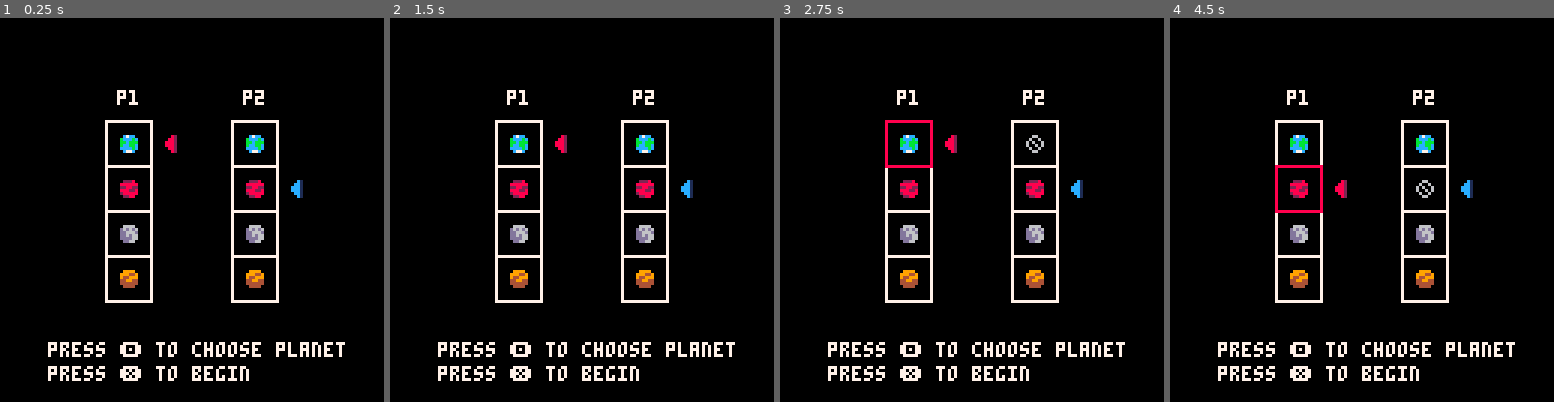
Above: before the commit, frames 1-4 (left to right).
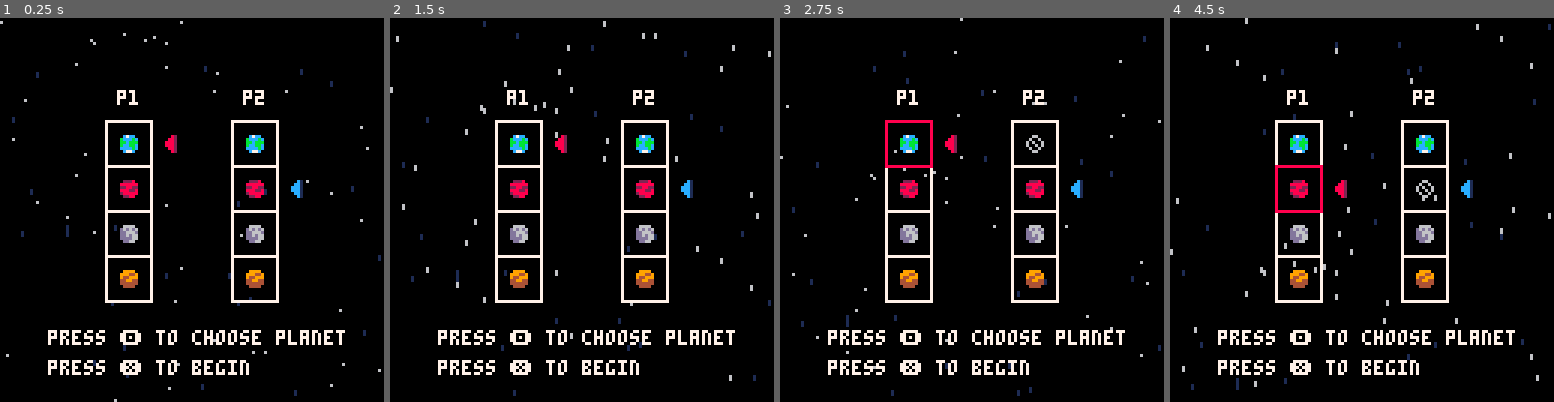
Above: after the commit, the same moments.

Repository: felix-berg/kjam
Game: PICO-8 cartridge astroy.p8
The game is run twice, just before and just after one commit, with the same random seed, the same clock (stepped at 60 frames per second) and the same inputs.
Inputs:
- Up to frame 1 (0.25 s): no input
- Up to frame 2 (1.5 s): tap X (X key) at 0.33, 1.07 s; tap O (Z key) at 0.7 s
- Up to frame 3 (2.75 s): hold Right 1.6-2.1 s; tap O (Z key) at 1.7, 2.1, 2.5 s; tap X (X key) at 1.85 s; hold Up 2.15-2.42 s; hold Right from 2.47 s (still down)
- Up to frame 4 (4.5 s): tap O (Z key) every 0.4 s from 2.9 to 4.1 s; tap X (X key) at 2.97, 4.08 s; release Right at 3.03 s; hold Left 3.08-3.58 s; hold Down 3.63-3.97 s; hold Right from 4.02 s (still down)

The runs differ from the first frame. In frame 1, 3.5% of the frame differs, in the area x 0-100%, y 0-100%; in frame 2, 3.8%, in the area x 0-100%, y 0-99%; in frame 3, 3.5%; in frame 4, 3.8%.

Commit message:
Add animated starfield

Diff:
--- a/astroy.p8
+++ b/astroy.p8
@@ -1,6 +1,8 @@
 pico-8 cartridge // http://www.pico-8.com
 version 41
 __lua__
+-- astroy
+-- by felix and mathias
 
 #include vec2d.lua
 #include body.lua
@@ -8,7 +10,7 @@
 #include util.lua
 #include pausescreen.lua
 
-local paused = true
+game_state = "title"
 
 local sounds = {
     projectile = 0,
@@ -491,6 +493,7 @@
 function _init()
     camera(-64, -64)
     initialize_pause_screen()
+    init_starfield()
 end
 
 local gameover_t = 0
@@ -505,7 +508,7 @@
         gameover_t = 0
 
         if winner != nil and winner.wins >= max_wins then
-            paused = true
+            game_state = "title"
             players = {}
             sfx(sounds.game_win_lead)
             sfx(sounds.game_win_bass)
@@ -533,10 +536,10 @@
 
 local prev_num_bodies = 0
 function _update60()
-    if paused then
+    if game_state == "title" then
         if update_pause_screen() then
             load_random_level()
-            paused = false
+            game_state = "level"
         end
     else
         update_player_controls()
@@ -576,6 +579,7 @@
         -- end
     end
     update_particles()
+    update_starfield()
 end
 
 ---draw---
@@ -736,11 +740,61 @@
     end
 end
 
+local star_particles = {}
+function init_starfield()
+    local colors = {1, 6, 7}
+    for i = 1, 100 do
+        local x = flr(random_btwn(-64, 64))
+        local y = flr(random_btwn(-64, 64))
+        local r = flr(rnd(3))
+        local particle = {
+            pos = makevec2d(x, y),
+            old = makevec2d(x, y - (r + 1) * 0.1),
+            col = colors[r],
+        }
+
+        add(star_particles, particle)
+    end
+end
+
+function update_starfield()
+    for i = #star_particles, 1, -1 do
+        local particle = star_particles[i]
+        local vel = particle.pos - particle.old
+        particle.old = particle.pos
+        particle.pos += vel
+        -- if particle.pos.x < -64 then
+        --     particle.pos.x += 128
+        --     particle.old.x += 128
+        -- end
+        -- if particle.pos.x > 64 then
+        --     particle.pos.x -= 128
+        --     particle.old.x -= 128
+        -- end
+        -- if particle.pos.y < -64 then
+        --     particle.pos.y += 128
+        --     particle.old.y += 128
+        -- end
+        if particle.pos.y > 64 then
+            particle.pos.y -= 128
+            particle.old.y -= 128
+        end
+    end
+end
+
+function draw_starfield()
+    for i, particle in pairs(star_particles) do
+        line(particle.old.x, particle.old.y, particle.pos.x, particle.pos.y, particle.col)
+    end
+end
+
 function _draw()
     cls()
     fillp()
 
-    if paused then
+    draw_starfield()
+
+    if game_state == "title" then
         draw_pause_screen()
     else
         palt(0, true)
--- a/particle.lua
+++ b/particle.lua
@@ -4,16 +4,16 @@
 local PARTICLE_SPARK = 1
 local PARTICLE_SMOKE = 2
 
-local particle_drag = 0.95
-
 function make_particle(type, col, pos, vel, life)
-    local particle = {}
-    particle.type = type
-    particle.col = col
-    particle.pos = pos:copy()
-    particle.vel = vel:copy()
-    particle.life = life
-    particle.age = 0
+    local particle = {
+        type = type,
+        col = col,
+        pos = pos:copy(),
+        vel = vel:copy(),
+        drag = 0.95,
+        life = life,
+        age = 0,
+    }
 
     add(particles, particle)
 
@@ -24,7 +24,7 @@
     for i = #particles, 1, -1 do
         particle = particles[i]
 
-        particle.vel *= particle_drag
+        particle.vel *= particle.drag
         particle.pos += particle.vel / 60
 
         particle.age += 1
@@ -34,13 +34,17 @@
     end
 end
 
+function draw_particle(particle)
+    local s = screen_space(particle.pos)
+    if particle.type == PARTICLE_SPARK then
+        pset(s.x, s.y, particle.col)
+    elseif particle.type == PARTICLE_SMOKE then
+        circfill(s.x, s.y, 4 - 4 * (particle.age / particle.life), particle.col)
+    end
+end
+
 function draw_particles()
     for i, particle in ipairs(particles) do
-        local s = screen_space(particle.pos)
-        if particle.type == PARTICLE_SPARK then
-            pset(s.x, s.y, particle.col)
-        elseif particle.type == PARTICLE_SMOKE then
-            circfill(s.x, s.y, 4 - 4 * (particle.age / particle.life), particle.col)
-        end
+        draw_particle(particle)
     end
 end
--- a/pausescreen.lua
+++ b/pausescreen.lua
@@ -71,11 +71,10 @@
 local picked_color = 9
 
 function draw_pause_screen()
-    cls()
-
-    cursor(-48, 52)
+    color(7)
+    cursor(-48, 40)
     print("press 🅾️ to choose planet")
-    cursor(-48, 60)
+    cursor(-48, 50)
     print("press ❎ to begin")
 
     local slot_width = 128 / (num_players + 1)
